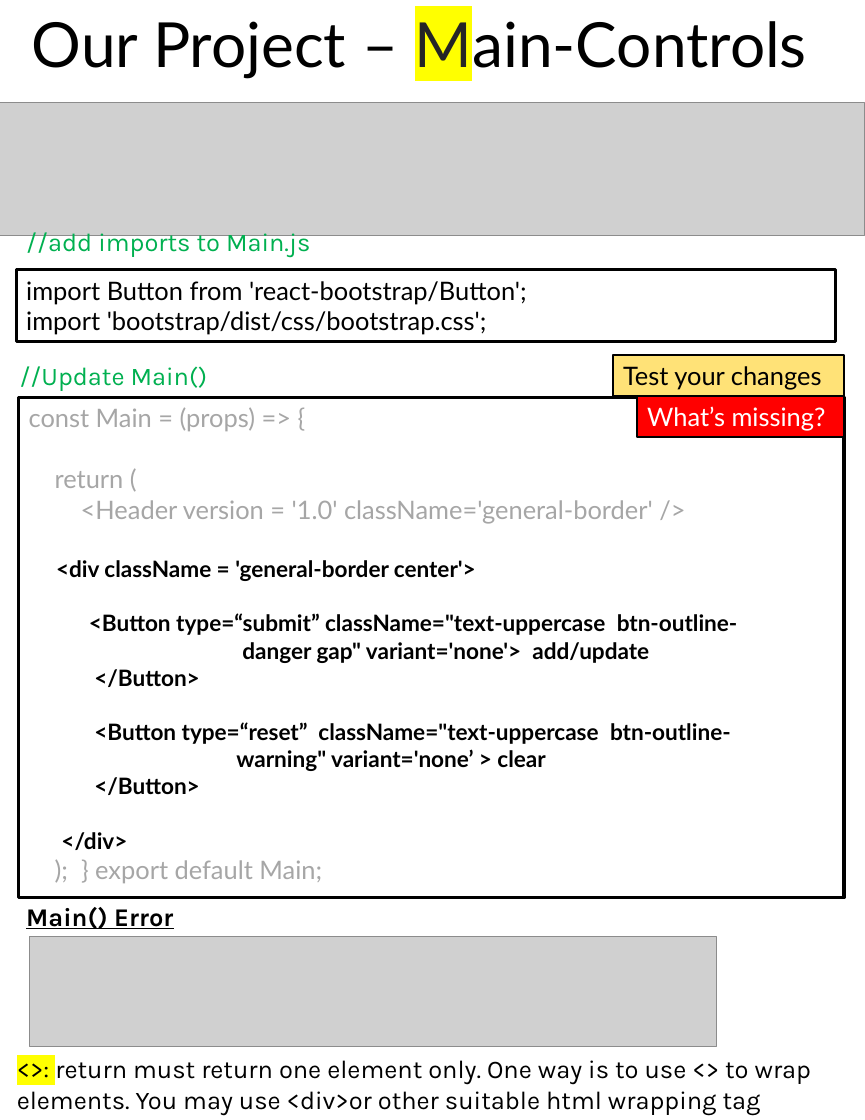
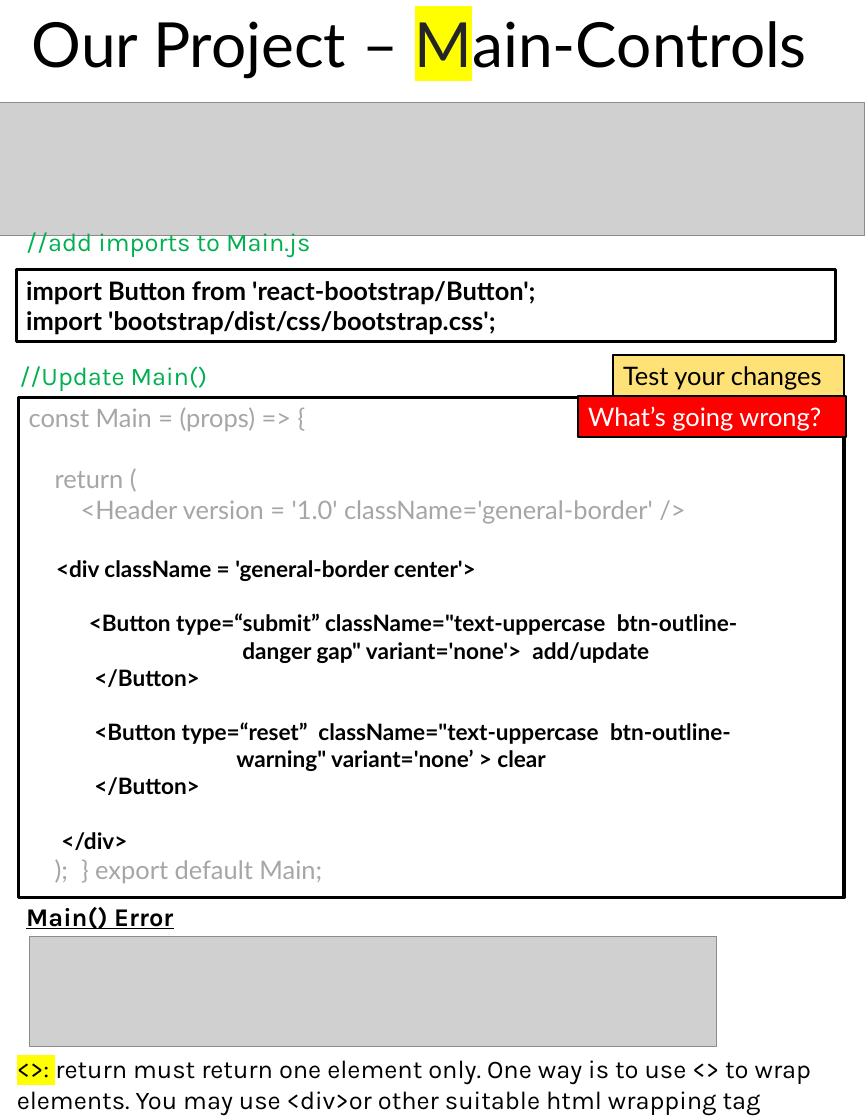
Before and after one commit to scorpion0511/mytracker, a slide deck: slide 29 of doc/React.pptx (slide 28 before the commit). Drawn at 865x1120 pixels with LibreOffice and Linux fonts; fonts in the diff are those of the drawing; grey boxes stand for pictures. Boxes give left, top, right and bottom in pixels: in the first picture for what was removed or moved away, otherwise in the second. Text is boxed around its words. In the diff, an @@ line names an element or a change of style, - is before the commit and + after.

```diff
--- a/doc/React.pptx
+++ b/doc/React.pptx
@@ rectangle "import Button from 'react-bootstrap/Button';" at [16,270,835,342]: bold on @@
@@ rectangle "What’s going wrong?": place and size @@
-rectangle "What’s going wrong?" at [637,396,844,437]
+rectangle "What’s going wrong?" at [578,396,847,437]
@@ text in rectangle at [588,406,821,431]: text changed @@
-What’s missing?
+What’s going wrong?
```
Also in this commit, not shown: 24 other slides changed, 4 slides added.
